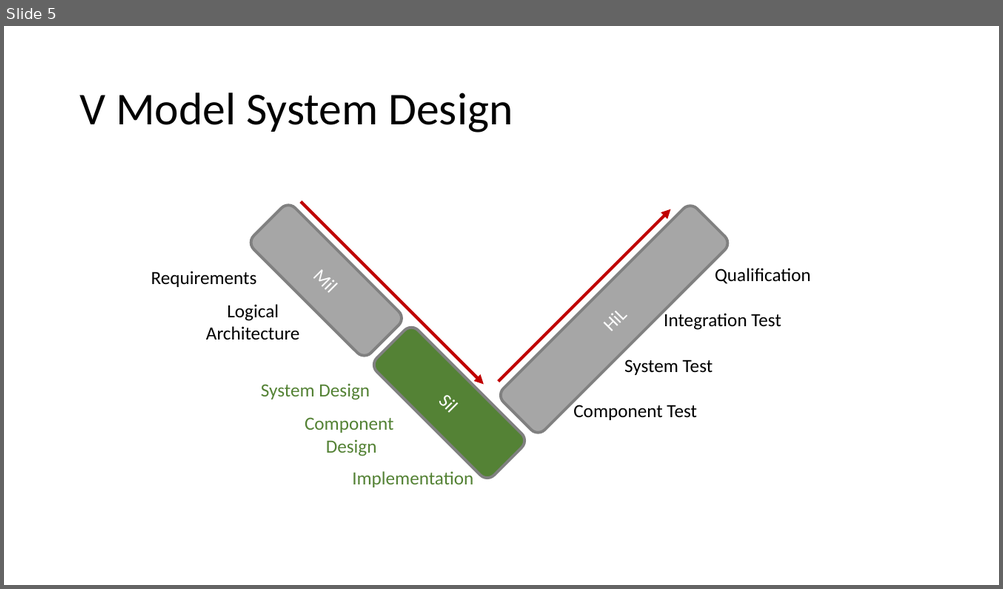
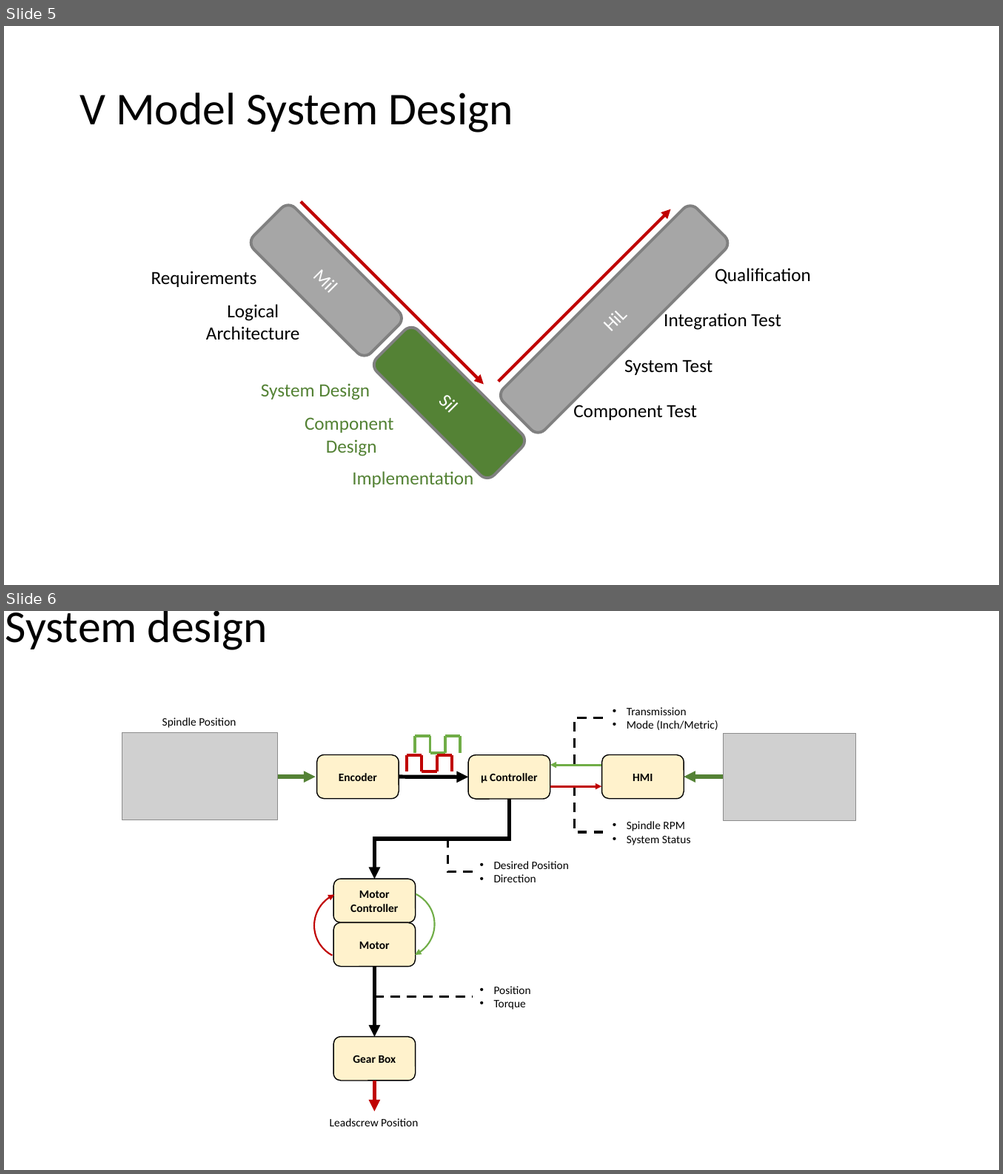
Before and after one commit to lukasschwoerer/MechProjELS, a slide deck: Report/Pictures/Pictures.pptx. Shown one above the other, each under a label of ours: slide 5 before the commit, slides 5 and 6 after it. The pictures are 1003x589 and 1003x1174 pixels, drawn with LibreOffice and Linux fonts; fonts in the diff are those of the drawing; grey boxes stand for pictures. Boxes give left, top, right and bottom in pixels: in the first picture for what was removed or moved away, otherwise in the second. Text is boxed around its words. In the diff, an @@ line names an element or a change of style, - is before the commit and + after.

```diff
--- a/Report/Pictures/Pictures.pptx
+++ b/Report/Pictures/Pictures.pptx
@@ slide 6 added at [4, 611, 999, 1170], background #FFFFFF @@
@@ title added at [5, 611, 267, 650], 44 pt, text #000000 @@
+System design
@@ group added at [122, 707, 856, 1127]: 16 lines, 7 arrows, 6 rounded rectangles, 6 texts, 3 elbow lines, 2 pictures, 2 arc (boxed as its full ellipse)s, 1 elbow arrow @@
+Encoder
+µ Controller
+HMI
+Motor
+Controller
+Motor
+Gear Box
+Spindle Position
+• Spindle RPM
+• System Status
+Leadscrew Position
+• Transmission
+• Mode (Inch/Metric)
+• Position
+• Torque
+• Desired Position
+• Direction
```
Also in this commit, not shown: 1 other slide added, 8 other files.
